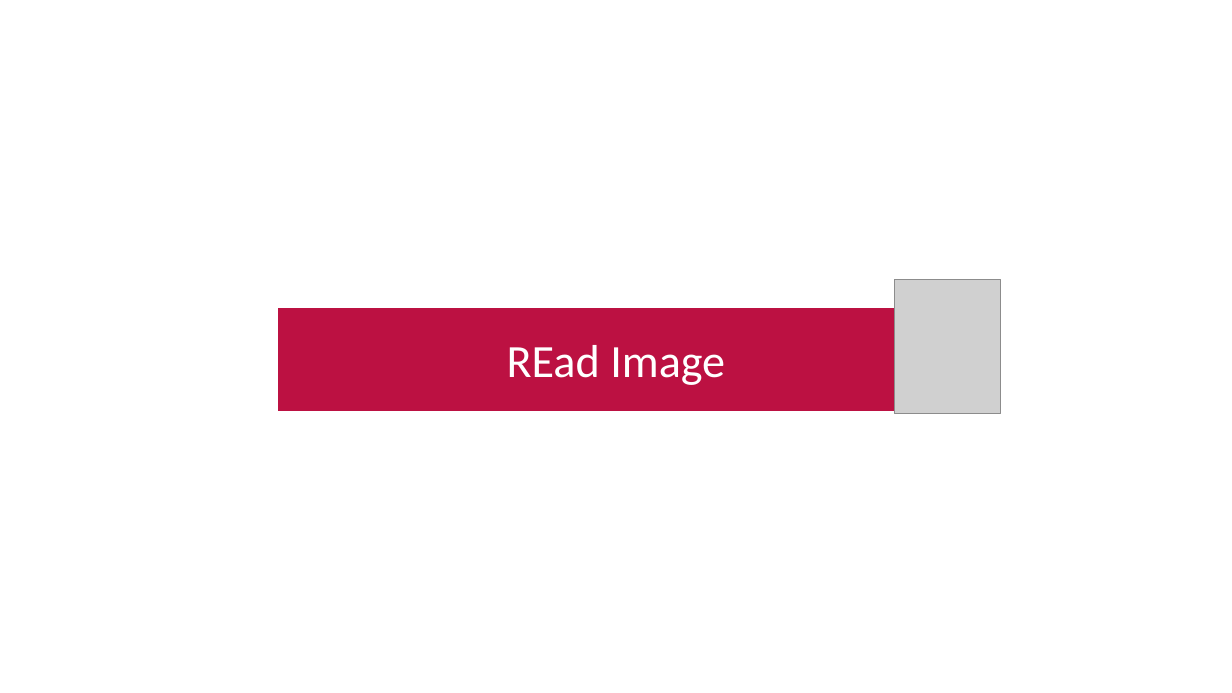
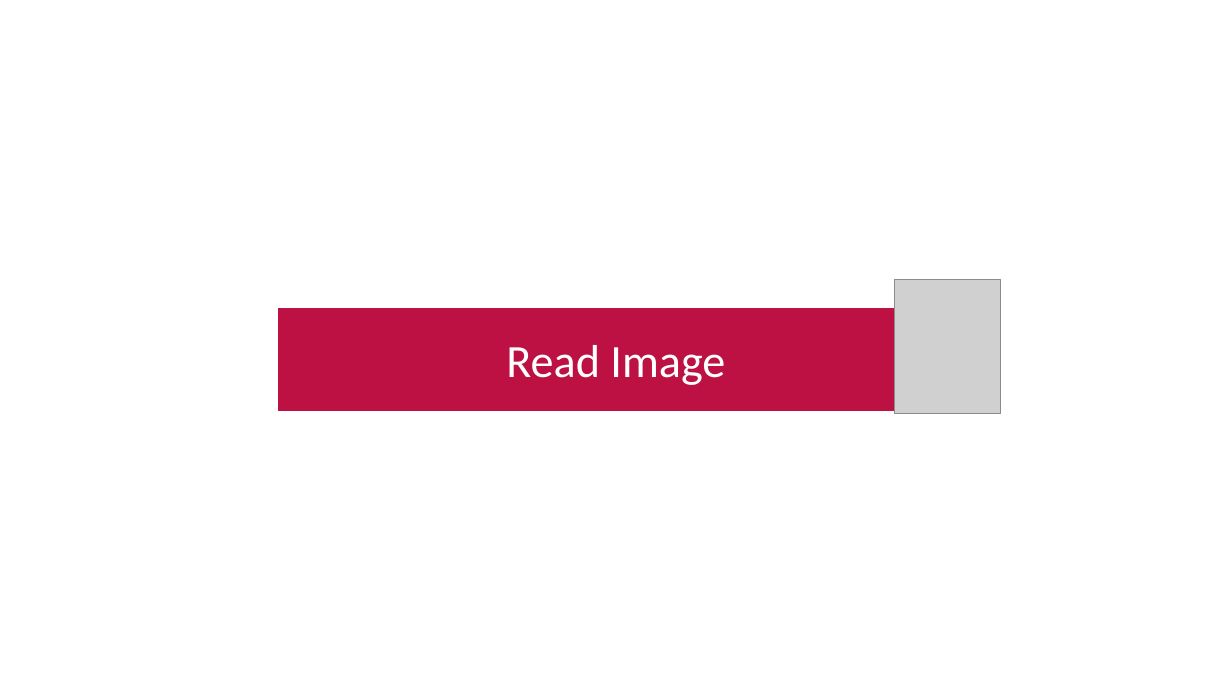
Before and after one commit to Muhammad-Yunus/Materi-Training, a slide deck: slide 15 of A. Raspberry Pi - Image Processing/#5 - Computer Vision Part 1 (read, show, write image)/P5 - Computer Vision Part 1 (read, show, write image).pptx. Drawn at 1232x693 pixels with LibreOffice and Linux fonts; fonts in the diff are those of the drawing; grey boxes stand for pictures. Boxes give left, top, right and bottom in pixels: in the first picture for what was removed or moved away, otherwise in the second. Text is boxed around its words. In the diff, an @@ line names an element or a change of style, - is before the commit and + after.

```diff
--- a/A. Raspberry Pi - Image Processing/#5 - Computer Vision Part 1 (read, show, write image)/P5 - Computer Vision Part 1 (read, show, write image).pptx
+++ b/A. Raspberry Pi - Image Processing/#5 - Computer Vision Part 1 (read, show, write image)/P5 - Computer Vision Part 1 (read, show, write image).pptx
@@ text at (506, 345, 725, 385): text changed @@
-REad Image
+Read Image
```
Also in this commit, not shown: 4 other slides changed, 1 slide added, 2 other files.
